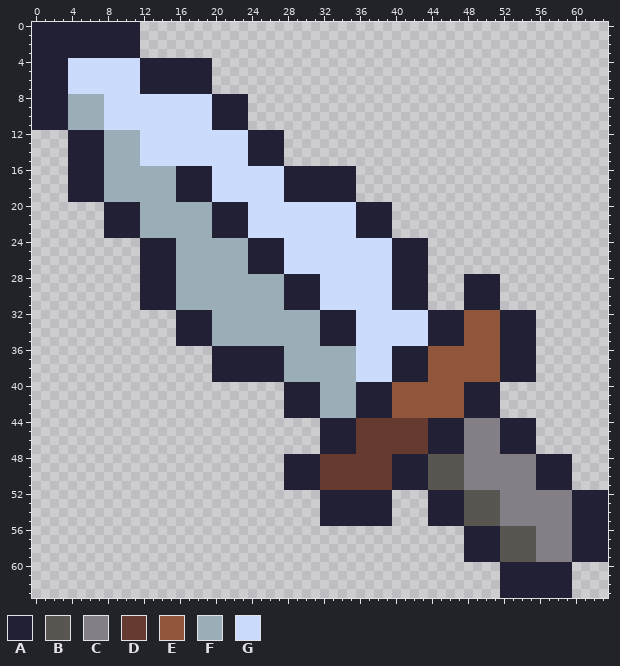
One commit to this pixel-art file: Pixel Art/Attack Indicator.ase. That is the earlier state.
64x64 pixels, 1 frame.
Palette (. is transparent): A #222034  B #595652  C #847e87  D #663931  E #8f563b  F #9badb7  G #cbdbfc
Pixels before, first column x 0:
 0 AAAAAAAAAAAA....................................................
 1 AAAAAAAAAAAA....................................................
 2 AAAAAAAAAAAA....................................................
 3 AAAAAAAAAAAA....................................................
 4 AAAAGGGGGGGGAAAAAAAA............................................
 5 AAAAGGGGGGGGAAAAAAAA............................................
 6 AAAAGGGGGGGGAAAAAAAA............................................
 7 AAAAGGGGGGGGAAAAAAAA............................................
 8 AAAAFFFFGGGGGGGGGGGGAAAA........................................
 9 AAAAFFFFGGGGGGGGGGGGAAAA........................................
10 AAAAFFFFGGGGGGGGGGGGAAAA........................................
11 AAAAFFFFGGGGGGGGGGGGAAAA........................................
12 ....AAAAFFFFGGGGGGGGGGGGAAAA....................................
13 ....AAAAFFFFGGGGGGGGGGGGAAAA....................................
14 ....AAAAFFFFGGGGGGGGGGGGAAAA....................................
15 ....AAAAFFFFGGGGGGGGGGGGAAAA....................................
16 ....AAAAFFFFFFFFAAAAGGGGGGGGAAAAAAAA............................
17 ....AAAAFFFFFFFFAAAAGGGGGGGGAAAAAAAA............................
18 ....AAAAFFFFFFFFAAAAGGGGGGGGAAAAAAAA............................
19 ....AAAAFFFFFFFFAAAAGGGGGGGGAAAAAAAA............................
20 ........AAAAFFFFFFFFAAAAGGGGGGGGGGGGAAAA........................
21 ........AAAAFFFFFFFFAAAAGGGGGGGGGGGGAAAA........................
22 ........AAAAFFFFFFFFAAAAGGGGGGGGGGGGAAAA........................
23 ........AAAAFFFFFFFFAAAAGGGGGGGGGGGGAAAA........................
24 ............AAAAFFFFFFFFAAAAGGGGGGGGGGGGAAAA....................
25 ............AAAAFFFFFFFFAAAAGGGGGGGGGGGGAAAA....................
26 ............AAAAFFFFFFFFAAAAGGGGGGGGGGGGAAAA....................
27 ............AAAAFFFFFFFFAAAAGGGGGGGGGGGGAAAA....................
28 ............AAAAFFFFFFFFFFFFAAAAGGGGGGGGAAAA....AAAA............
29 ............AAAAFFFFFFFFFFFFAAAAGGGGGGGGAAAA....AAAA............
30 ............AAAAFFFFFFFFFFFFAAAAGGGGGGGGAAAA....AAAA............
31 ............AAAAFFFFFFFFFFFFAAAAGGGGGGGGAAAA....AAAA............
32 ................AAAAFFFFFFFFFFFFAAAAGGGGGGGGAAAAEEEEAAAA........
33 ................AAAAFFFFFFFFFFFFAAAAGGGGGGGGAAAAEEEEAAAA........
34 ................AAAAFFFFFFFFFFFFAAAAGGGGGGGGAAAAEEEEAAAA........
35 ................AAAAFFFFFFFFFFFFAAAAGGGGGGGGAAAAEEEEAAAA........
36 ....................AAAAAAAAFFFFFFFFGGGGAAAAEEEEEEEEAAAA........
37 ....................AAAAAAAAFFFFFFFFGGGGAAAAEEEEEEEEAAAA........
38 ....................AAAAAAAAFFFFFFFFGGGGAAAAEEEEEEEEAAAA........
39 ....................AAAAAAAAFFFFFFFFGGGGAAAAEEEEEEEEAAAA........
40 ............................AAAAFFFFAAAAEEEEEEEEAAAA............
41 ............................AAAAFFFFAAAAEEEEEEEEAAAA............
42 ............................AAAAFFFFAAAAEEEEEEEEAAAA............
43 ............................AAAAFFFFAAAAEEEEEEEEAAAA............
44 ................................AAAADDDDDDDDAAAACCCCAAAA........
45 ................................AAAADDDDDDDDAAAACCCCAAAA........
46 ................................AAAADDDDDDDDAAAACCCCAAAA........
47 ................................AAAADDDDDDDDAAAACCCCAAAA........
48 ............................AAAADDDDDDDDAAAABBBBCCCCCCCCAAAA....
49 ............................AAAADDDDDDDDAAAABBBBCCCCCCCCAAAA....
50 ............................AAAADDDDDDDDAAAABBBBCCCCCCCCAAAA....
51 ............................AAAADDDDDDDDAAAABBBBCCCCCCCCAAAA....
52 ................................AAAAAAAA....AAAABBBBCCCCCCCCAAAA
53 ................................AAAAAAAA....AAAABBBBCCCCCCCCAAAA
54 ................................AAAAAAAA....AAAABBBBCCCCCCCCAAAA
55 ................................AAAAAAAA....AAAABBBBCCCCCCCCAAAA
56 ................................................AAAABBBBCCCCAAAA
57 ................................................AAAABBBBCCCCAAAA
58 ................................................AAAABBBBCCCCAAAA
59 ................................................AAAABBBBCCCCAAAA
60 ....................................................AAAAAAAA....
61 ....................................................AAAAAAAA....
62 ....................................................AAAAAAAA....
63 ....................................................AAAAAAAA....
Now the later version:
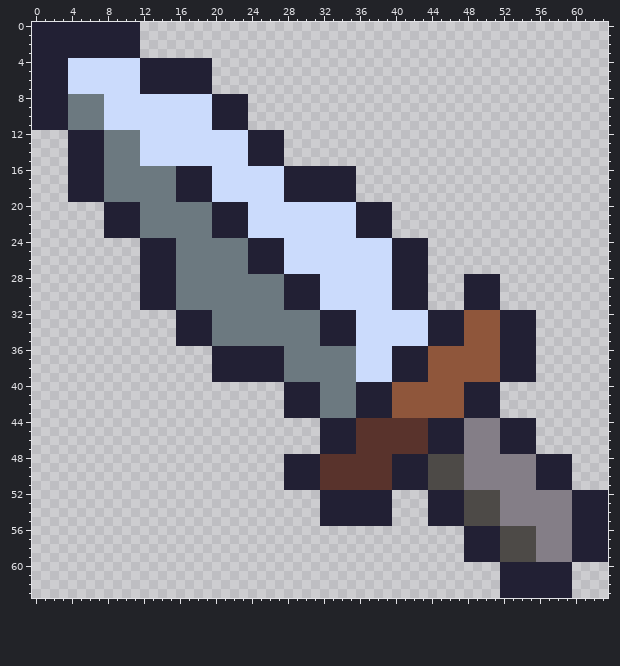
What changed:
colour B: #595652 -> #4d4a47
colour D: #663931 -> #59332c
colour F: #9badb7 -> #6c7980
Pixel boxes of the changes (left, top, right, bottom) in both pictures:
changed: (68, 94, 536, 562)
